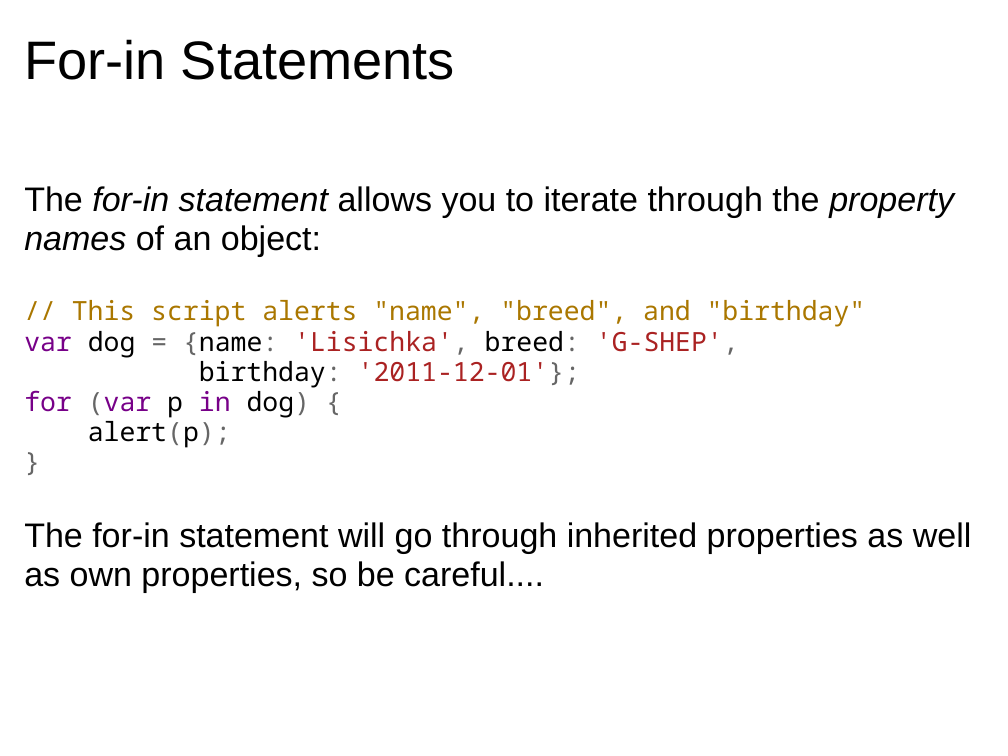
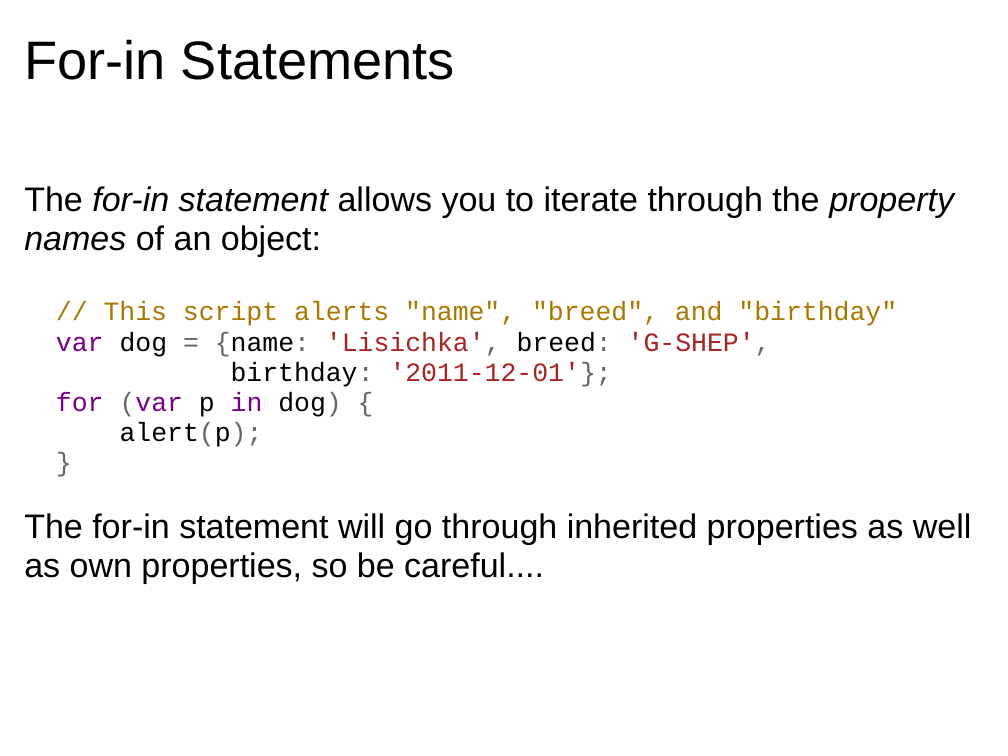
Before and after one commit to dondi/javascript-book, a slide deck: slide 26 of presentations/Chapter_4_Presentation.ppt. Drawn at 1008x756 pixels with LibreOffice and Linux fonts; fonts in the diff are those of the drawing; background and template pictures are left out. Boxes give left, top, right and bottom in pixels: in the first picture for what was removed or moved away, otherwise in the second. Text is boxed around its words. In the diff, an @@ line names an element or a change of style, - is before the commit and + after.

```diff
--- a/presentations/Chapter_4_Presentation.ppt
+++ b/presentations/Chapter_4_Presentation.ppt
@@ text at [56, 302, 897, 447]: font Noto Sans Mono to Courier New in "// This script alerts "name", "breed", and ...", "var dog = {name: 'Lisichka', breed: 'G-SHEP',", "birthday: '2011-12-01'};", "for (var p in dog) {" and 2 more places @@
```
Also in this commit, not shown: 16 other slides changed, 4 slides added, 4 slides removed, 3 other files.
